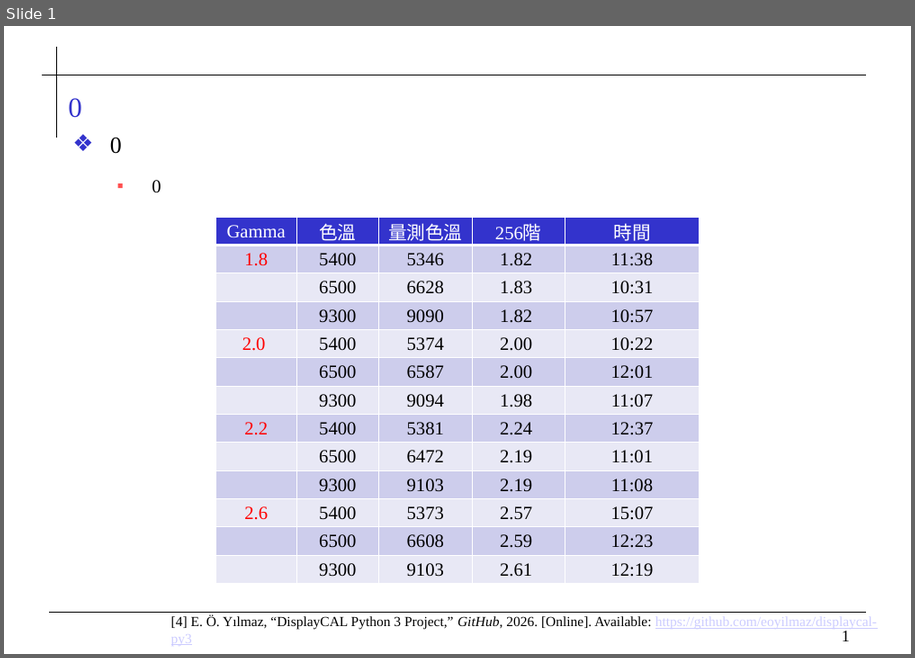
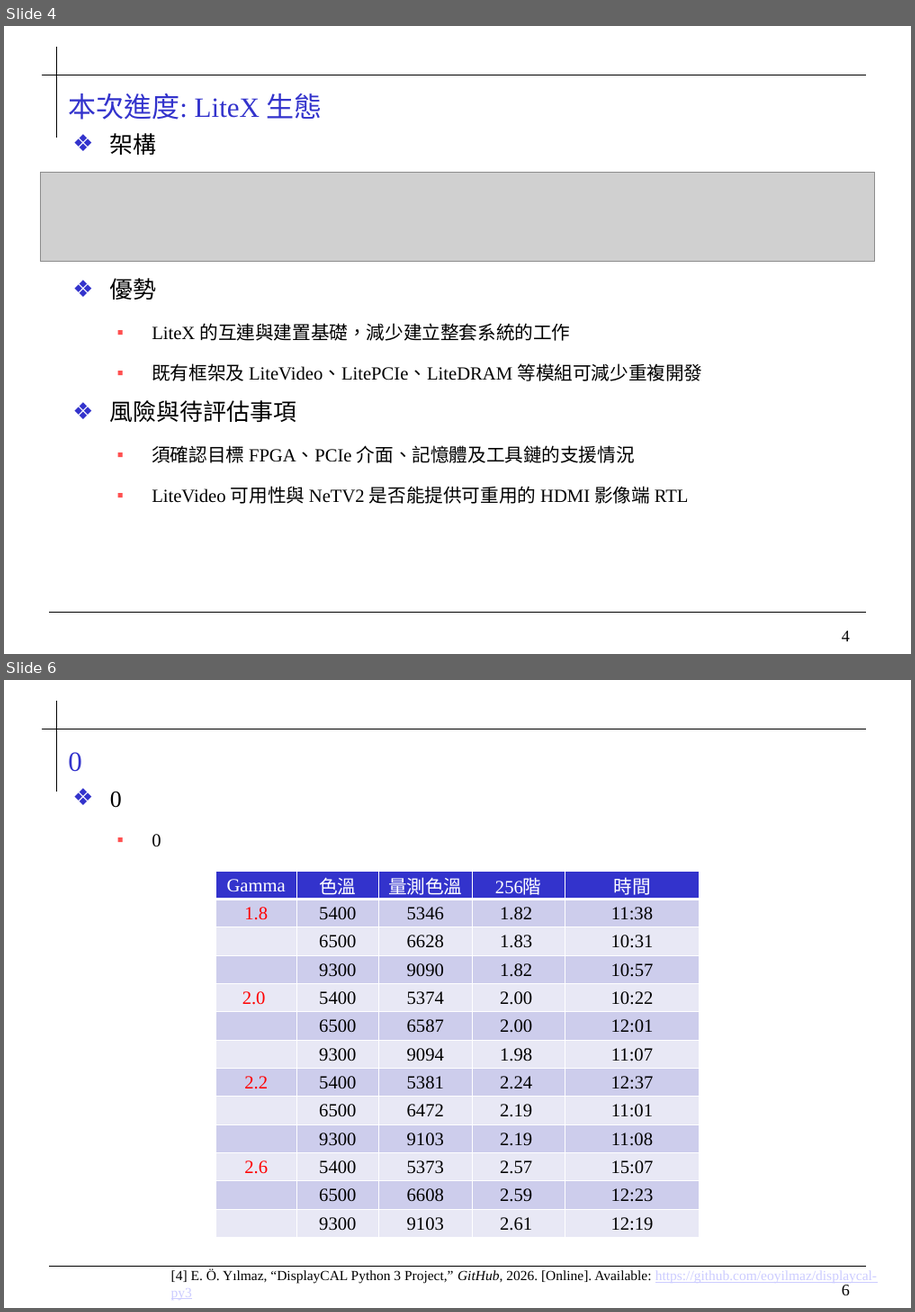
Before and after one commit to 0ilasis0/home, a slide deck: temp.pptx. Shown one above the other, each under a label of ours: slide 1 before the commit, slides 4 and 6 after it; the slides between them are not shown. The pictures are 915x658 and 915x1312 pixels, drawn with LibreOffice and Linux fonts; fonts in the diff are those of the drawing; grey boxes stand for pictures; background and template pictures are left out. Boxes give left, top, right and bottom in pixels: in the first picture for what was removed or moved away, otherwise in the second. Text is boxed around its words. In the diff, an @@ line names an element or a change of style, - is before the commit and + after.

```diff
--- a/temp.pptx
+++ b/temp.pptx
@@ slide 4 added at [4,26,911,654], background #FFFFFF; not listed: 4 template elements that a slide beside it also shows @@
@@ title added at [68,94,323,120], 24 pt, text #3333CC @@
+本次進度: LiteX 生態
@@ text added at [110,133,702,504], 16 pt, text #000000 @@
+❖ 架構
+❖ 優勢
+  ▪ LiteX 的互連與建置基礎，減少建立整套系統的工作
+  ▪ 既有框架及 LiteVideo、LitePCIe、LiteDRAM 等模組可減少重複開發
+❖ 風險與待評估事項
+  ▪ 須確認目標 FPGA、PCIe 介面、記憶體及工具鏈的支援情況
+  ▪ LiteVideo 可用性與 NeTV2 是否能提供可重用的 HDMI 影像端 RTL
@@ picture added at [40,172,875,262] @@
@@ what was slide 1 is now slide 6 @@
@@ page number at [842,1285,850,1296]: text changed @@
-1
+6
```
Also in this commit, not shown: 4 other slides added, 1 other file.
